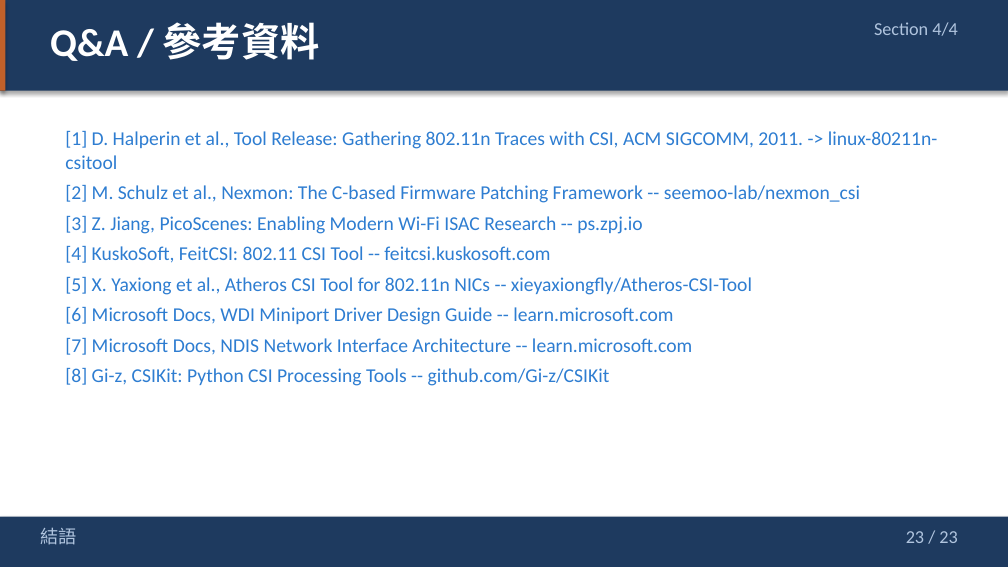
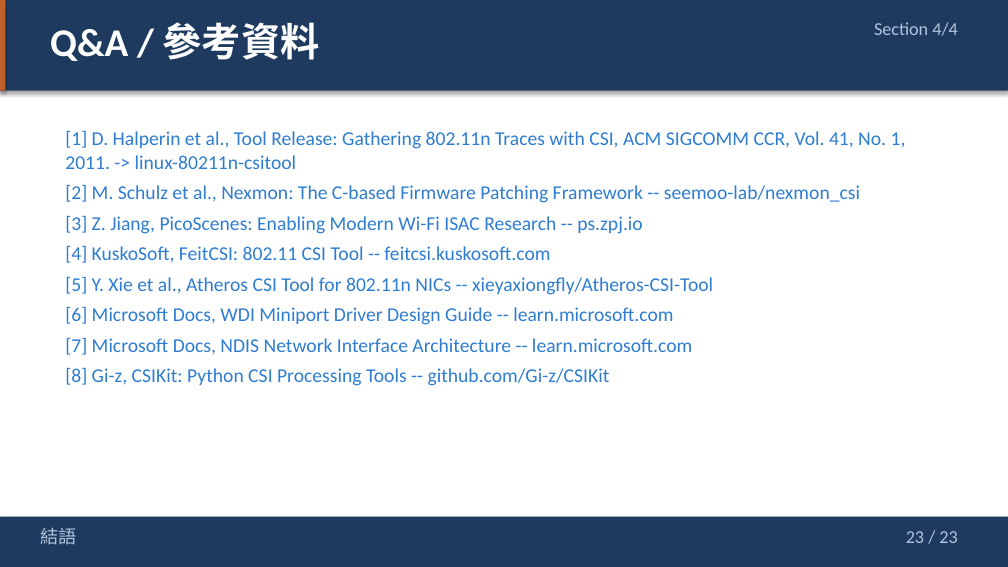
Before and after one commit to jacky92219-cell/network-ppt-project, a slide deck: slide 23 of output/network-card-csi-v5.0.pptx. Drawn at 1008x567 pixels with LibreOffice and Linux fonts; fonts in the diff are those of the drawing. Boxes give left, top, right and bottom in pixels: in the first picture for what was removed or moved away, otherwise in the second. Text is boxed around its words. In the diff, an @@ line names an element or a change of style, - is before the commit and + after.

```diff
--- a/output/network-card-csi-v5.0.pptx
+++ b/output/network-card-csi-v5.0.pptx
@@ text at <box>65,131,906,169</box>: text changed @@
-[1] D. Halperin et al., Tool Release: Gathering 802.11n Traces with CSI, ACM SIGCOMM, 2011. -> linux-80211n-csitool
+[1] D. Halperin et al., Tool Release: Gathering 802.11n Traces with CSI, ACM SIGCOMM CCR, Vol. 41, No. 1, 2011. -> linux-80211n-csitool
@@ text at <box>65,277,713,295</box>: text changed @@
-[5] X. Yaxiong et al., Atheros CSI Tool for 802.11n NICs -- xieyaxiongfly/Atheros-CSI-Tool
+[5] Y. Xie et al., Atheros CSI Tool for 802.11n NICs -- xieyaxiongfly/Atheros-CSI-Tool
```
Also in this commit, not shown: 2 other slides changed, 1 other file.
